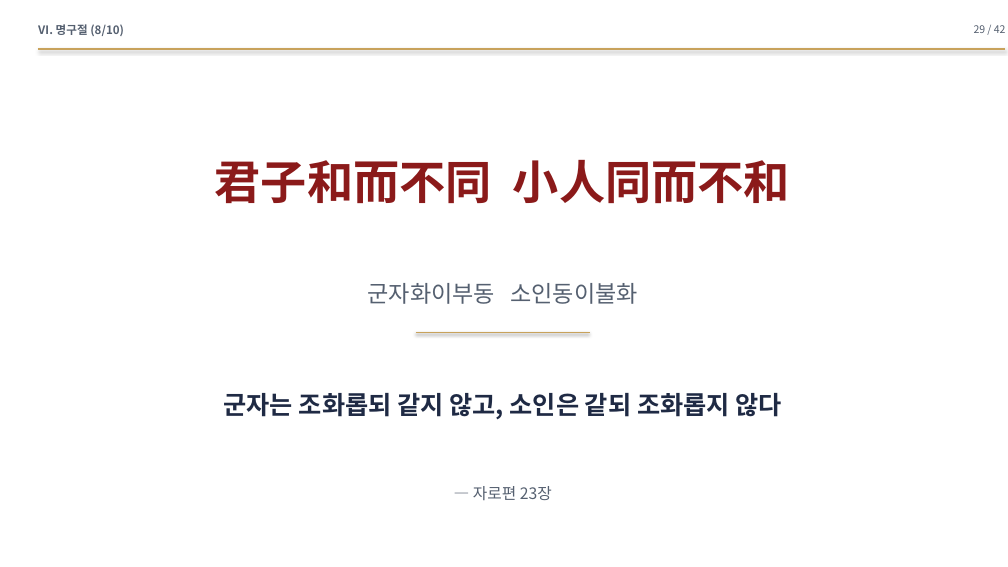
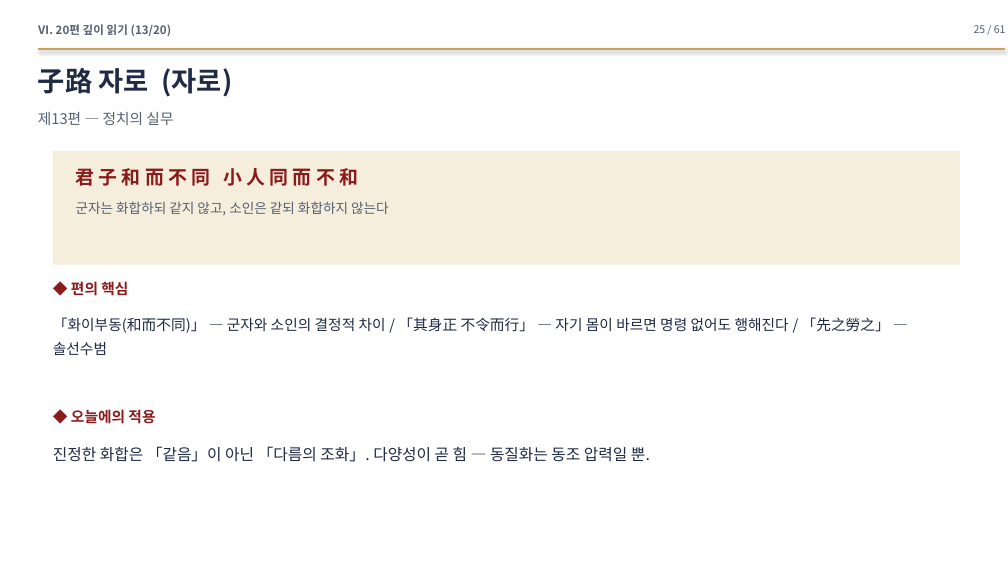
Before and after one commit to hpark1947/Oriental-Classics2, a slide deck: slide 25 of 발표자료/논어_발표자료.pptx (slide 29 before the commit). Drawn at 1008x567 pixels with LibreOffice and Linux fonts; fonts in the diff are those of the drawing. Boxes give left, top, right and bottom in pixels: in the first picture for what was removed or moved away, otherwise in the second. Text is boxed around its words. In the diff, an @@ line names an element or a change of style, - is before the commit and + after.

```diff
--- a/발표자료/논어_발표자료.pptx
+++ b/발표자료/논어_발표자료.pptx
@@ text at [38, 24, 172, 36]: text changed @@
-Ⅵ. 명구절 (8/10)
+Ⅵ. 20편 깊이 읽기 (13/20)
@@ text at [974, 25, 1006, 33]: text changed @@
-29 / 42
+25 / 61
@@ text "子路 자로 (자로)" at [38, 68, 232, 97]: vertical alignment middle to top @@
@@ text at [38, 68, 232, 97]: text changed; size 44 to 26 pt; text colour #8B1A1A to #1F2A44 @@
-君子和而不同 小人同而不和
+子路 자로 (자로)
@@ text added at [38, 112, 173, 125], 14 pt, text #556070 @@
+제13편 — 정치의 실무
@@ rectangle added at [53, 151, 960, 265], fill #F5EEDD @@
@@ text at [76, 168, 389, 216]: text changed; size 24 to 13 pt; text colour #1F2A44 to #556070; bold off @@
-군자는 조화롭되 같지 않고, 소인은 같되 조화롭지 않다
+君 子 和 而 不 同 小 人 同 而 不 和
+군자는 화합하되 같지 않고, 소인은 같되 화합하지 않는다
@@ text "君 子 和 而 不 ..." at [76, 168, 389, 216]: vertical alignment middle to top @@
@@ text at [71, 281, 128, 296]: text changed; size 15 to 14 pt; text colour #556070 to #8B1A1A; bold on @@
-— 자로편 23장
+◆ 편의 핵심
@@ text removed at [368, 283, 637, 304] @@
-군자화이부동 소인동이불화
@@ text added at [53, 317, 890, 355], 14 pt, text #1F2A44 @@
+「화이부동(和而不同)」 — 군자와 소인의 결정적 차이 / 「其身正 不令而行」 — 자기 몸이 바르면 명령 없어도 행해진다 / 「先之勞之」 — 솔선수범
@@ line removed from (416, 333) to (590, 333) @@
@@ text added at [71, 409, 155, 424], 14 pt, text #8B1A1A, bold @@
+◆ 오늘에의 적용
@@ text added at [53, 446, 650, 462], 15 pt, text #1F2A44 @@
+진정한 화합은 「같음」이 아닌 「다름의 조화」. 다양성이 곧 힘 — 동질화는 동조 압력일 뿐.
```
Also in this commit, not shown: 4 other slides changed, 56 slides added, 37 slides removed, 1 other file.
